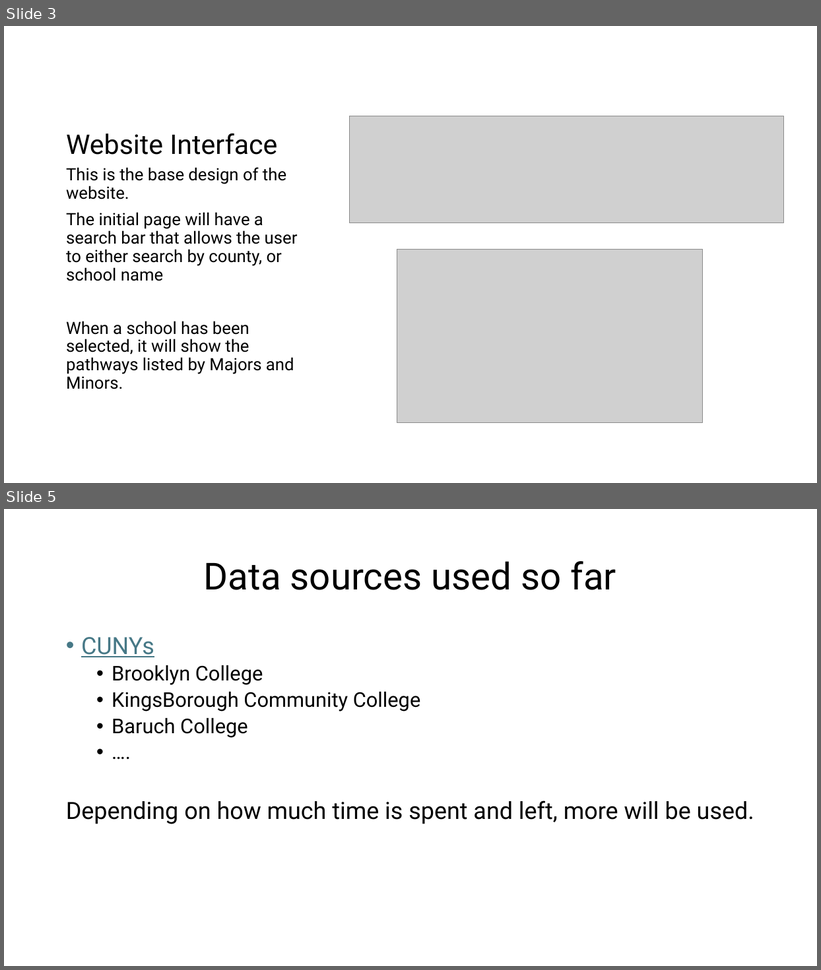
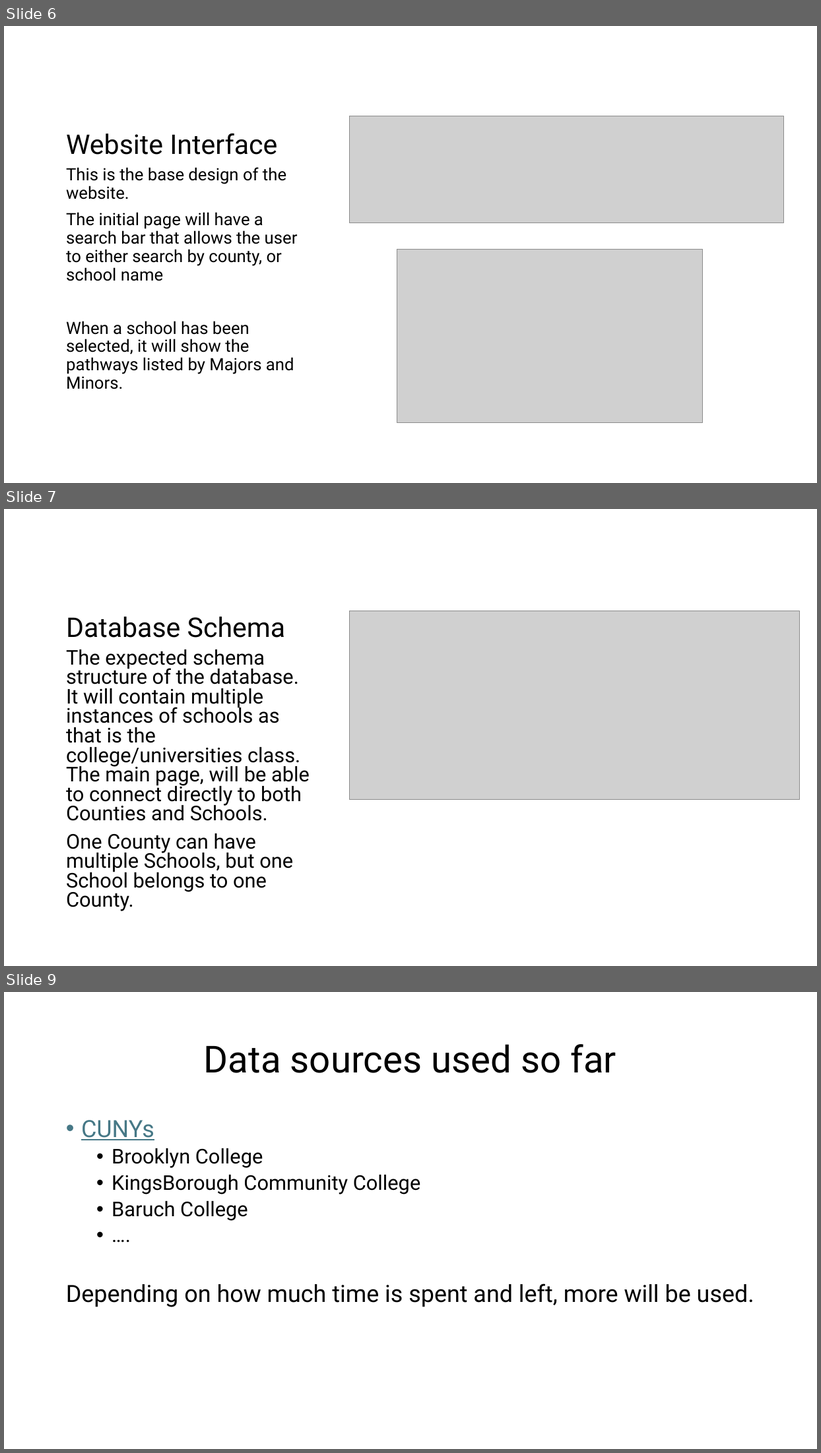
Before and after one commit to anthony2421/cisc4900-anthony2421-vc1a, a slide deck: Progress documentations/CISC 4900 - Diagram.pptx. Shown one above the other, each under a label of ours: slides 3 and 5 before the commit, slides 6, 7 and 9 after it; the slides between them are not shown. The pictures are 821x970 and 821x1453 pixels, drawn with LibreOffice and Linux fonts; fonts in the diff are those of the drawing; grey boxes stand for pictures. Boxes give left, top, right and bottom in pixels: in the first picture for what was removed or moved away, otherwise in the second. Text is boxed around its words. In the diff, an @@ line names an element or a change of style, - is before the commit and + after.

```diff
--- a/Progress documentations/CISC 4900 - Diagram.pptx
+++ b/Progress documentations/CISC 4900 - Diagram.pptx
@@ slide 7 added at [4, 509, 817, 966], background #FFFFFF @@
@@ title added at [66, 617, 286, 638], 32 pt, text #000000 @@
+Database Schema
@@ picture added at [350, 611, 800, 800] @@
@@ text added at [66, 650, 310, 912], 24 pt, text #000000 @@
+The expected schema structure of the database. It will contain multiple instances of schools as that is the college/universities class. The main page, will be able to connect directly to both Counties and Schools.
+One County can have multiple Schools, but one School belongs to one County.
@@ what was slide 3 is now slide 6 @@
@@ what was slide 5 is now slide 9 @@
```
Also in this commit, not shown: 3 slides changed, 6 other slides added.
